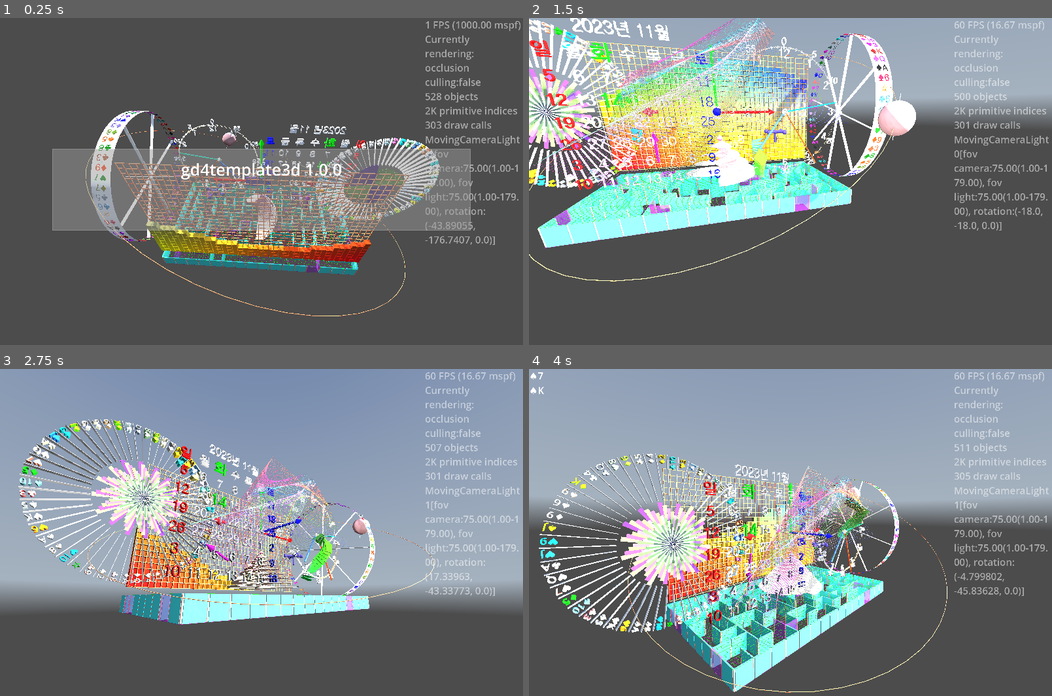
Above: before the commit, frames 1-4 (two rows, left to right).
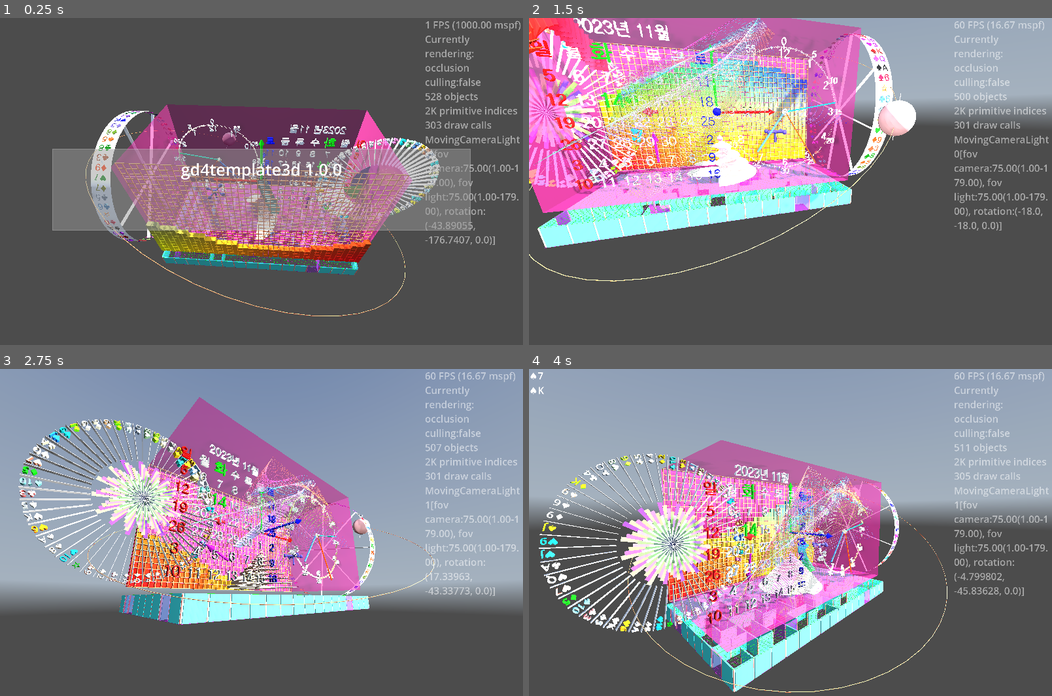
Above: after the commit, the same moments.

Repository: kasworld/gd4template3d
Game: Godot game, scene res://main.tscn
Same seed, same stepped clock (60 frames per second), same inputs: the game is played once before the commit and once after it. A sky picture missing from this copy of the repository is replaced by a grey-blue gradient.
Inputs (mouse positions are in pixels of both pictures, inside the frame that each line leads up to):
- Up to frame 1 (0.25 s): no input
- Up to frame 2 (1.5 s): tap Enter at 0.5 s; move the mouse to (905, 165) at 0.52 s; hold Right 0.53-1.28 s; tap Q at 0.6 s; click (905, 165) at 0.67 s; move the mouse to (685, 197) at 1.27 s; hold Down from 1.28 s (still down); tap E at 1.35 s
- Up to frame 3 (2.75 s): move the mouse to (313, 460) at 2.02 s; release Down at 2.03 s; hold Right from 2.03 s (still down); tap Enter at 2.1 s
- Up to frame 4 (4 s): move the mouse to (764, 597) at 2.77 s; release Right at 2.78 s; hold Up 2.78-3.53 s; tap Q at 2.85 s; click (764, 597) at 2.92 s; move the mouse to (947, 581) at 3.52 s; hold Left from 3.53 s (still down); tap E at 3.6 s

The runs differ from the first frame. In frame 1, 12% of the frame differs, in the area x 21-79%, y 26-78%; in frame 2, 18%, in the area x 0-64%, y 0-60%; in frame 3, 10%; in frame 4, 10%.

Commit message:
change scene instantiate

Diff:
--- a/main.gd
+++ b/main.gd
@@ -101,18 +101,15 @@
 	return rtn
 
 
-var wheel :Roulette
 func wheel_demo() -> void:
 	var color_text_into_list := make_color_text_info_list(
 		colorlist_light, cardlist,
 	).duplicate()
 	color_text_into_list.shuffle()
-	wheel = preload("res://roulette/roulette.tscn").instantiate().init(
-		0, WorldSize.y/2, 0.5, color_text_into_list )
-	wheel.색설정하기(make_random_color(), make_random_color(), make_random_color() )
-	wheel.rotation_stopped.connect(wheel결과가결정됨)
-	add_child(wheel)
-	wheel.position = Vector3( -WorldSize.x/2 - 2, 0,0)
+	$Roulette.init(0, WorldSize.y/2, 0.5, color_text_into_list )
+	$Roulette.색설정하기(make_random_color(), make_random_color(), make_random_color() )
+	$Roulette.rotation_stopped.connect(wheel결과가결정됨)
+	$Roulette.position = Vector3( -WorldSize.x/2 - 2, 0,0)
 	wheel돌리기()
 
 func make_random_color() -> Color:
@@ -122,7 +119,7 @@
 	var rot = randfn(2*PI, PI/2)
 	if randi_range(0,1) == 0:
 		rot = -rot
-	wheel.돌리기시작.call_deferred(rot)
+	$Roulette.돌리기시작.call_deferred(rot)
 
 func wheel결과가결정됨(rl :Roulette) -> void:
 	$"왼쪽패널/LabelWheel".text = rl.선택된cell얻기().글내용얻기()
@@ -133,23 +130,21 @@
 
 
 var symbol크기 := Vector2(3,1.5)
-var reel :SlotReel
 func reel_demo() -> void:
 	var color_text_into_list := make_color_text_info_list(
 		colorlist_dark, cardlist,
 	).duplicate()
 	color_text_into_list.shuffle()
-	reel = preload("res://slot_reel/slot_reel.tscn").instantiate().init(0, symbol크기, color_text_into_list)
-	reel.rotation_stopped.connect(reel결과가결정됨)
-	reel.position = Vector3( WorldSize.x/2 + symbol크기.x , 0, 0)
-	add_child(reel)
+	$SlotReel.init(0, symbol크기, color_text_into_list)
+	$SlotReel.rotation_stopped.connect(reel결과가결정됨)
+	$SlotReel.position = Vector3( WorldSize.x/2 + symbol크기.x , 0, 0)
 	reel돌리기()
 
 func reel돌리기() -> void:
 	var rot = randfn(2*PI, PI/2)
 	if randi_range(0,1) == 0:
 		rot = -rot
-	reel.돌리기시작(rot)
+	$SlotReel.돌리기시작(rot)
 
 func reel결과가결정됨( rl :SlotReel) -> void:
 	$"왼쪽패널/LabelReel".text = rl.선택된symbol얻기().글내용얻기()
@@ -181,7 +176,6 @@
 
 var meshtrail_scene = preload("res://mesh_trail/mesh_trail.tscn")
 var bound_aabb :AABB
-var mesh_trail_list :Array
 var trailmesh_radius := 1.0
 func meshtrail_demo() -> void:
 	bound_aabb = AABB( -WorldSize/2, WorldSize)
@@ -189,20 +183,17 @@
 	var startpos := bound_aabb.get_center()
 	var mesh := BoxMesh.new()
 	mesh.size = Vector3(trailmesh_radius*2, trailmesh_radius*2, 0.1)
-	var mt :MeshTrail = meshtrail_scene.instantiate(
-		).init_with_alpha(mesh, count,  1.0 , startpos,
+	$MeshTrail.init_with_alpha(mesh, count,  1.0 , startpos,
 		).set_speed(20,40)
 	match randi_range(0,3):
 		0:
-			mt.set_ColorChange_OnBounce()
+			$MeshTrail.set_ColorChange_OnBounce()
 		1:
-			mt.set_ColorChange_MeshGradient()
+			$MeshTrail.set_ColorChange_MeshGradient()
 		2:
-			mt.set_ColorChange_ByPosition(bound_aabb)
+			$MeshTrail.set_ColorChange_ByPosition(bound_aabb)
 		3:
-			mt.set_ColorChange_ByPositionFn(get_color_ByPosition)
-	mesh_trail_list.append(mt)
-	$DemoContainer.add_child(mt)
+			$MeshTrail.set_ColorChange_ByPositionFn(get_color_ByPosition)
 
 func get_color_ByPosition(pos :Vector3) -> Color:
 	var co :Color
@@ -304,12 +295,11 @@
 	var now := Time.get_unix_time_from_system()
 	label_demo()
 	$WaveGauge.animate_wave(now)
-	wheel.장식돌리기()
-	wheel.선택된cell강조상태켜기()
+	$Roulette.장식돌리기()
+	$Roulette.선택된cell강조상태켜기()
 	bartree.rotate_tree_bar_y(delta*10)
 	orbit_sphere.animate_rotate(now, delta)
-	for mt in mesh_trail_list:
-		mt.move_trail(delta, bounce_fn, trailmesh_radius, 4*PI,)
+	$MeshTrail.move_trail(delta, bounce_fn, trailmesh_radius, 4*PI,)
 
 	main_animation.handle_animation()
 	var t := now /2.3
--- a/main.tscn
+++ b/main.tscn
@@ -9,6 +9,9 @@
 [ext_resource type="PackedScene" uid="uid://d4kkhfcvaexg1" path="res://valve_handle/valve_handle.tscn" id="7_272bh"]
 [ext_resource type="PackedScene" uid="uid://ces3a6yv0c5fi" path="res://moving_carmera_light/moving_camera_light.tscn" id="8_5vw27"]
 [ext_resource type="PackedScene" uid="uid://dr21303f5q2mm" path="res://wave_gauge/wave_gauge.tscn" id="9_kek77"]
+[ext_resource type="PackedScene" uid="uid://sjnpttkqk1qs" path="res://roulette/roulette.tscn" id="10_4c57u"]
+[ext_resource type="PackedScene" uid="uid://bgvg5u80d01y8" path="res://slot_reel/slot_reel.tscn" id="11_efxa6"]
+[ext_resource type="PackedScene" uid="uid://cy34xu36jq84y" path="res://mesh_trail/mesh_trail.tscn" id="12_dg77c"]
 
 [sub_resource type="Theme" id="Theme_h2yge"]
 default_font_size = 48
@@ -25,6 +28,9 @@
 [sub_resource type="Theme" id="Theme_7mycd"]
 resource_local_to_scene = true
 default_font = SubResource("SystemFont_bejao")
+
+[sub_resource type="MultiMesh" id="MultiMesh_ycdy4"]
+resource_local_to_scene = true
 
 [node name="Main" type="Node3D"]
 script = ExtResource("1_ig7tw")
@@ -81,7 +87,6 @@
 autowrap_mode = 3
 
 [node name="WallBox" type="MeshInstance3D" parent="."]
-visible = false
 mesh = SubResource("BoxMesh_ig7tw")
 
 [node name="TimedMessage" parent="." instance=ExtResource("5_lquwl")]
@@ -115,5 +120,12 @@
 [node name="TimerReel" type="Timer" parent="."]
 one_shot = true
 
+[node name="Roulette" parent="." instance=ExtResource("10_4c57u")]
+
+[node name="SlotReel" parent="." instance=ExtResource("11_efxa6")]
+
+[node name="MeshTrail" parent="." instance=ExtResource("12_dg77c")]
+multimesh = SubResource("MultiMesh_ycdy4")
+
 [connection signal="timeout" from="TimerWheel" to="." method="_on_timer_wheel_timeout"]
 [connection signal="timeout" from="TimerReel" to="." method="_on_timer_reel_timeout"]
Not shown: 1 places in main.tscn that only renumber resources
